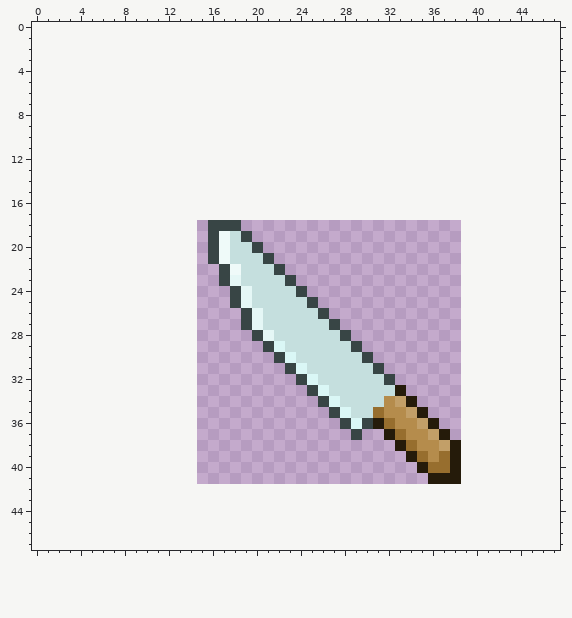
One commit to this pixel-art sprite: deska/assets/noz.png. This is how it looked before the edit.
The file is 24x24 pixels. Colours within 5 levels of each other are drawn and written as one. The old version is drawn lined up with the new one, on the new canvas.
After the commit:
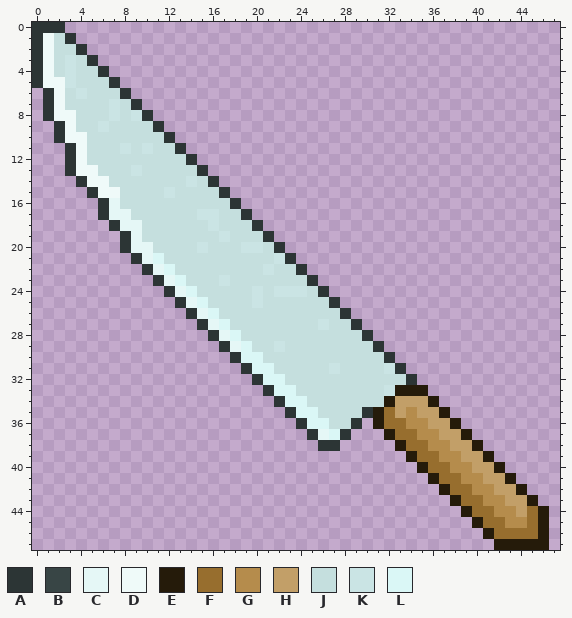
Palette (. is transparent): A #2c3535  B #384545  C #e5f7f6  D #effaf9  E #251b0a  F #976e2e  G #b58c4c  H #c29f68  J #c5dfde  K #cae4e4  L #daf7f6
Difference:
{"change": "canvas 24x24 -> 48x48, the old top-left corner now at 15,18"}
{"y":0,"x":0,"old":"...","new":"AAA"}
{"y":1,"x":0,"old":"....","new":"ADJA"}
{"y":2,"x":0,"old":".....","new":"ADJJA"}
{"y":3,"x":0,"old":"......","new":"ADJKJA"}
{"y":4,"x":0,"old":".......","new":"ADJKJJA"}
{"y":5,"x":0,"old":"........","new":"ADDKJJJA"}
{"y":6,"x":1,"old":"........","new":"ADJKJJJA"}
{"y":7,"x":1,"old":".........","new":"ADJJJJKJA"}
{"y":8,"x":1,"old":"..........","new":"ADDJJJKJKA"}
{"y":9,"x":2,"old":"..........","new":"ADJJKJJJJA"}
{"y":10,"x":2,"old":"...........","new":"ADDJJJJJJJA"}
{"y":11,"x":3,"old":"...........","new":"ADJJJKJKJJA"}
{"y":12,"x":3,"old":"............","new":"ADJJJJJJJJJA"}
{"y":13,"x":3,"old":".............","new":"ADDJJJKJJJJJA"}
{"y":14,"x":4,"old":".............","new":"ADDJJJJJJJKJA"}
{"y":15,"x":5,"old":".............","new":"ADDJJJJKJJJJA"}
{"y":16,"x":6,"old":".............","new":"ACJJJJJJJJJJA"}
{"y":17,"x":6,"old":"..............","new":"ACCJJJJJJKKJJA"}
{"y":18,"x":7,"old":".........BBB..","new":"ACCJJJJJJKJJJA"}
{"y":19,"x":8,"old":"........BD","new":"ACJJJJJJJK"}
{"y":19,"x":19,"old":"B..","new":"JJA"}
{"y":20,"x":8,"old":"........BD","new":"ACCJJJJKJJ"}
{"y":20,"x":19,"old":"JB..","new":"KKJA"}
{"y":21,"x":9,"old":".......BD","new":"ACLJJJJJJ"}
{"y":21,"x":21,"old":"B..","new":"JKA"}
{"y":22,"x":10,"old":".......BD","new":"ACLJJJJJJ"}
{"y":22,"x":21,"old":"JB..","new":"KJJA"}
{"y":23,"x":11,"old":"......BC","new":"ACLJJJKJ"}
{"y":23,"x":23,"old":"B..","new":"JJA"}
{"y":24,"x":12,"old":"......BCJ","new":"ACLJJJJJK"}
{"y":24,"x":22,"old":"JJB..","new":"KKKJA"}
{"y":25,"x":13,"old":".....BCJ","new":"ACLJJJJK"}
{"y":25,"x":25,"old":"B..","new":"JJA"}
{"y":26,"x":14,"old":".....BC","new":"ACLJJJJ"}
{"y":26,"x":26,"old":"B..","new":"JJA"}
{"y":27,"x":15,"old":"....BC","new":"ACLJJJ"}
{"y":27,"x":26,"old":"JB..","new":"KJJA"}
{"y":28,"x":16,"old":"....BC","new":"ACLJJJ"}
{"y":28,"x":28,"old":"B..","new":"JJA"}
{"y":29,"x":17,"old":"....BL","new":"ACLJJK"}
{"y":29,"x":29,"old":"B..","new":"JJA"}
{"y":30,"x":18,"old":"....BL","new":"ALLJJJ"}
{"y":30,"x":30,"old":"B..","new":"JJA"}
{"y":31,"x":19,"old":"....BL","new":"ALLJJJ"}
{"y":31,"x":27,"old":"J","new":"K"}
{"y":31,"x":31,"old":"B..","new":"JKA"}
{"y":32,"x":20,"old":"....BL","new":"ALLJJJ"}
{"y":32,"x":32,"old":"B..","new":"JJA"}
{"y":33,"x":21,"old":"....BL","new":"ALLJJJ"}
{"y":33,"x":32,"old":"J","new":"K"}
{"y":33,"x":34,"old":"..","new":"EE"}
{"y":34,"x":22,"old":"....BL","new":"ALLJJJ"}
{"y":34,"x":32,"old":"G","new":"E"}
{"y":34,"x":34,"old":"E..","new":"HHE"}
{"y":35,"x":23,"old":"....BL","new":"ALLJJJ"}
{"y":35,"x":30,"old":"JFGGHE..","new":"AEFHGHHE"}
{"y":36,"x":24,"old":"....BLB","new":"ALLJJA."}
{"y":36,"x":33,"old":"G","new":"F"}
{"y":36,"x":35,"old":"HE..","new":"GHHE"}
{"y":37,"x":25,"old":"....B","new":"ACLA."}
{"y":37,"x":34,"old":"G","new":"F"}
{"y":37,"x":36,"old":"HE..","new":"GHHE"}
{"y":38,"x":26,"old":"..","new":"AA"}
{"y":38,"x":35,"old":"G","new":"F"}
{"y":38,"x":37,"old":"HE..","new":"GHHE"}
{"y":39,"x":36,"old":"GFE...","new":"FGGHHE"}
{"y":40,"x":38,"old":"E....","new":"GGHHE"}
{"y":41,"x":37,"old":"EE.....","new":"FFGGHHE"}
{"y":42,"x":37,"old":"........","new":"EFFGGHHE"}
{"y":43,"x":38,"old":"........","new":"EFFGGHHE"}
{"y":44,"x":39,"old":"........","new":"EFFGGHFE"}
{"y":45,"x":40,"old":".......","new":"EFFGGFE"}
{"y":46,"x":41,"old":"......","new":"EFFFFE"}
{"y":47,"x":42,"old":".....","new":"EEEEE"}
